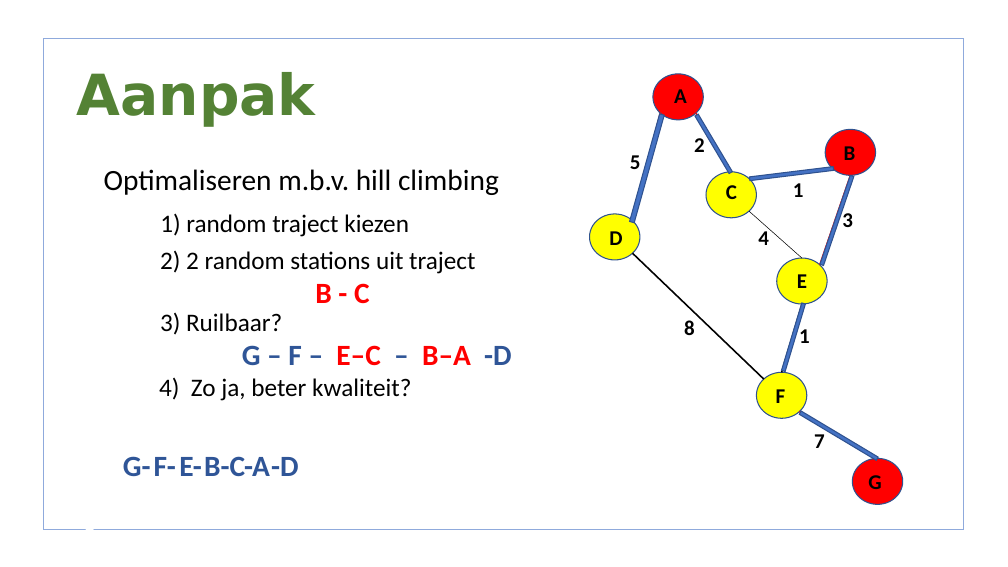
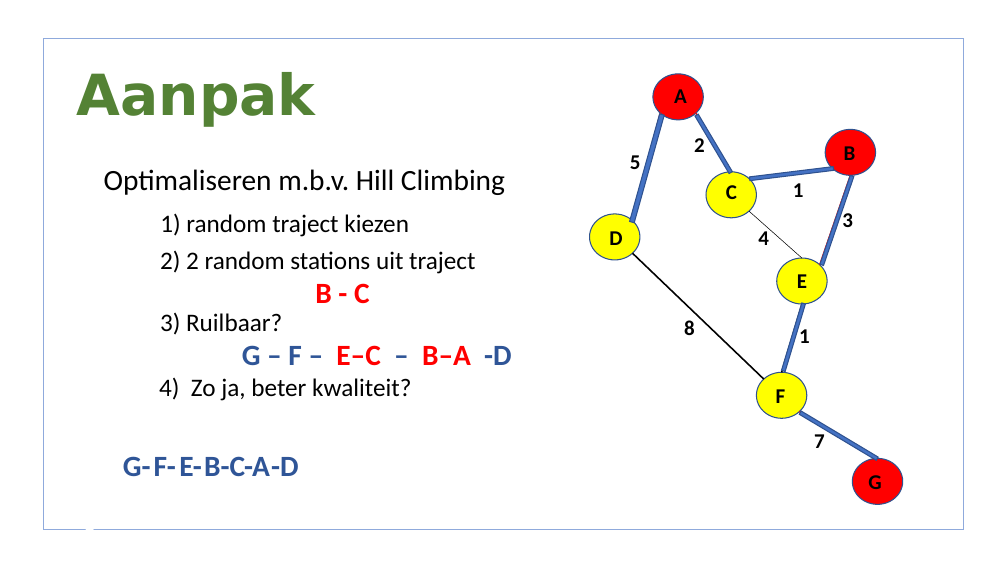
Before and after one commit to lisa259/RailNL, a slide deck: slide 9 of presentaties/Presentation 4.odp. Drawn at 1008x567 pixels with LibreOffice and Linux fonts; fonts in the diff are those of the drawing; background and template pictures are left out. Boxes give left, top, right and bottom in pixels: in the first picture for what was removed or moved away, otherwise in the second. Text is boxed around its words. In the diff, an @@ line names an element or a change of style, - is before the commit and + after.

```diff
--- a/presentaties/Presentation 4.odp
+++ b/presentaties/Presentation 4.odp
@@ text at [104,169,505,195]: text changed @@
-• Optimaliseren m.b.v. hill climbing
+• Optimaliseren m.b.v. Hill Climbing
```
Also in this commit, not shown: 12 other slides changed.
